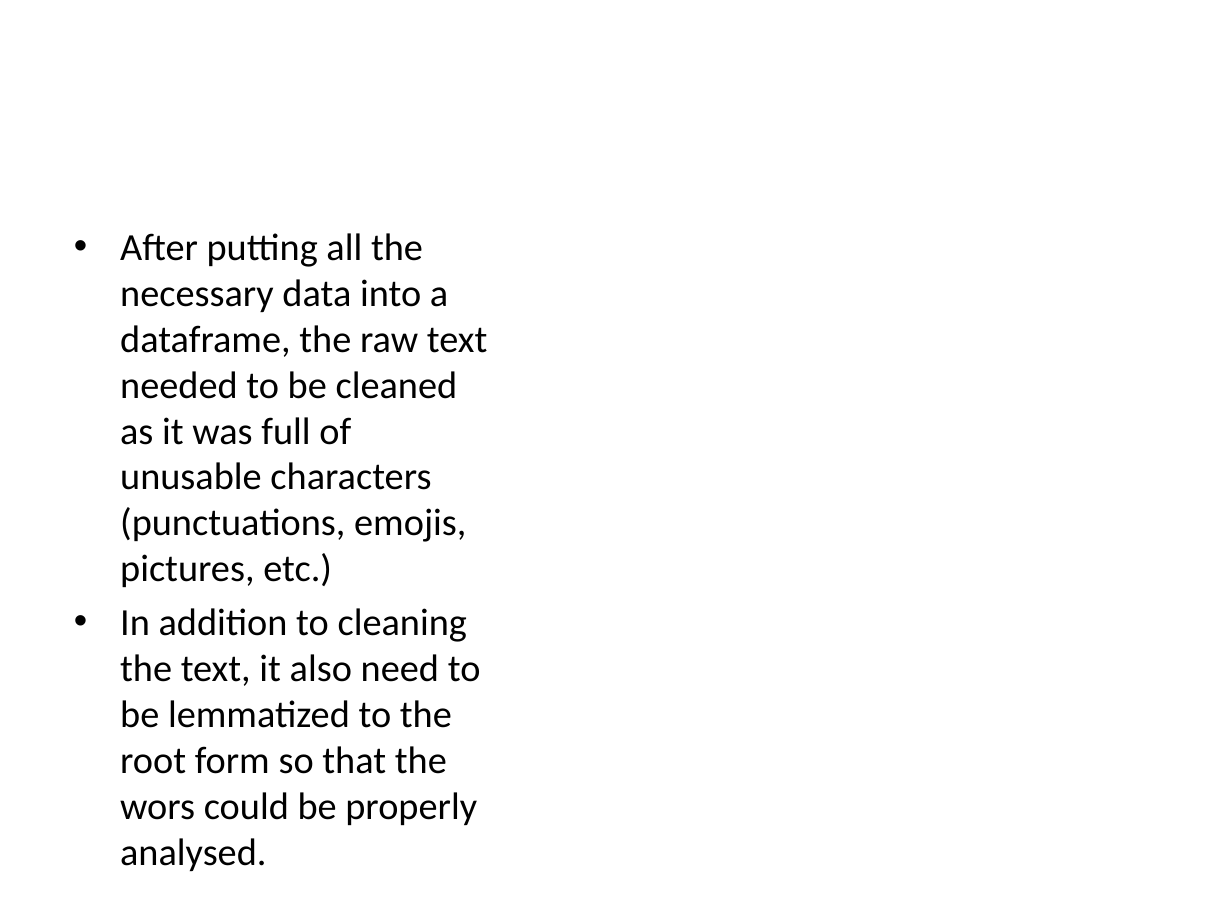
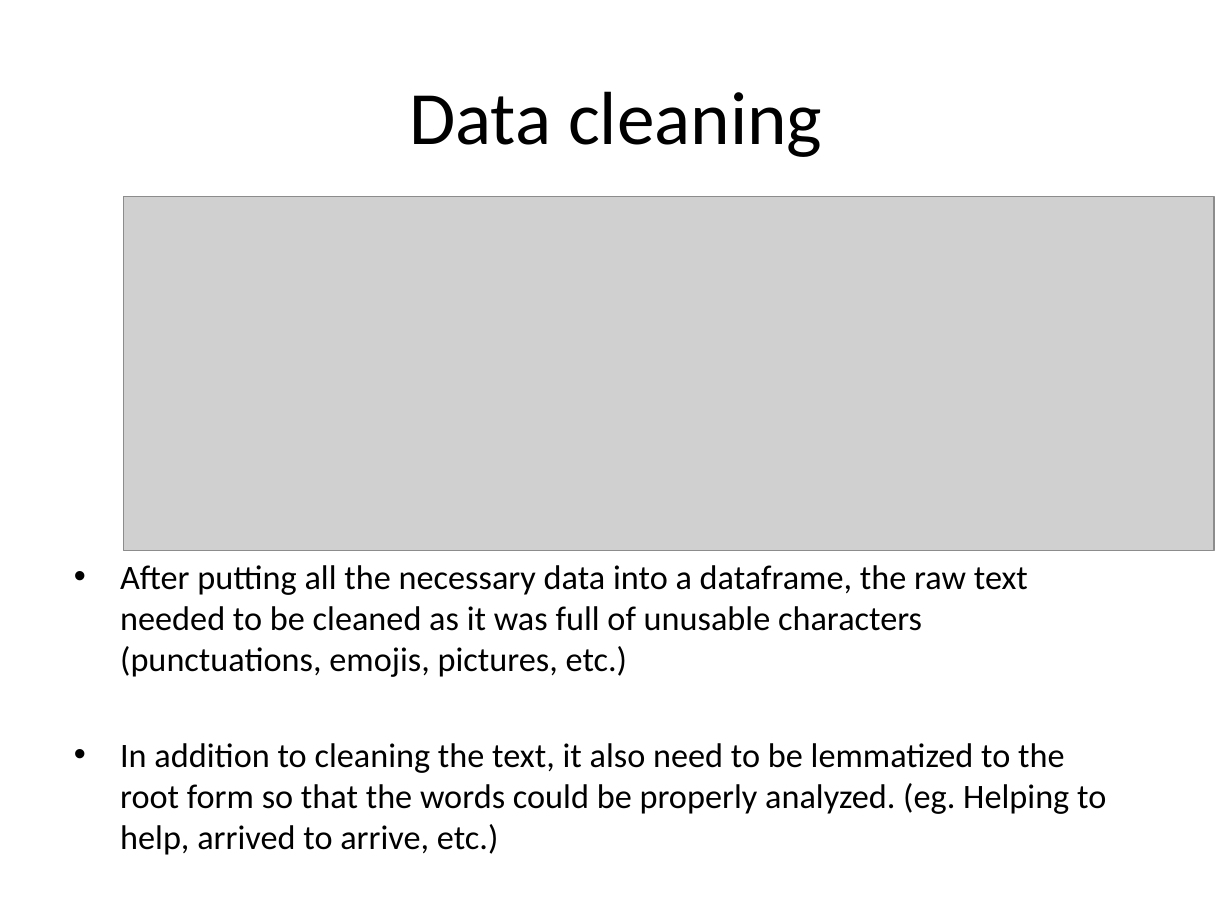
Before and after one commit to dantawesi/Classifying-Subreddits-with-NLP, a slide deck: slide 4 of Subreddit Classification.pptm. Drawn at 1232x924 pixels with LibreOffice and Linux fonts; fonts in the diff are those of the drawing; grey boxes stand for pictures. Boxes give left, top, right and bottom in pixels: in the first picture for what was removed or moved away, otherwise in the second. Text is boxed around its words. In the diff, an @@ line names an element or a change of style, - is before the commit and + after.

```diff
--- a/Subreddit Classification.pptm
+++ b/Subreddit Classification.pptm
@@ title added at (409, 91, 822, 157), 44 pt, text #000000 @@
+Data cleaning
@@ picture added at (123, 196, 1214, 551) @@
@@ text "After putting all the necessary ...": place and size @@
-text "After putting all the necessary ..." at (120, 233, 487, 826)
+text "After putting all the necessary ..." at (120, 565, 1106, 814)
@@ text at (120, 565, 1028, 677): size 22.4 to 20 pt in "After putting all the necessary data into ..." @@
@@ text at (120, 743, 1106, 814): text changed; size 22.4 to 20 pt @@
-• In addition to cleaning the text, it also need to be lemmatized to the root form so that the wors could be properly analysed.
+• In addition to cleaning the text, it also need to be lemmatized to the root form so that the words could be properly analyzed. (eg. Helping to help, arrived to arrive, etc.)
```
Also in this commit, not shown: 3 other slides changed, 12 slides added, 9 slides removed, 1 other file.
